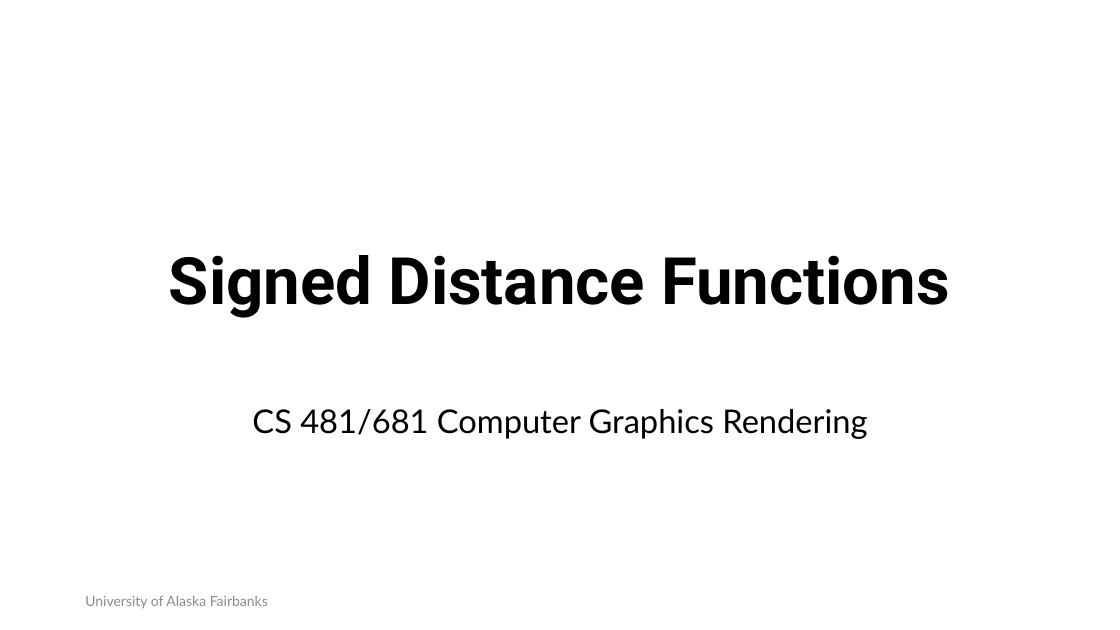
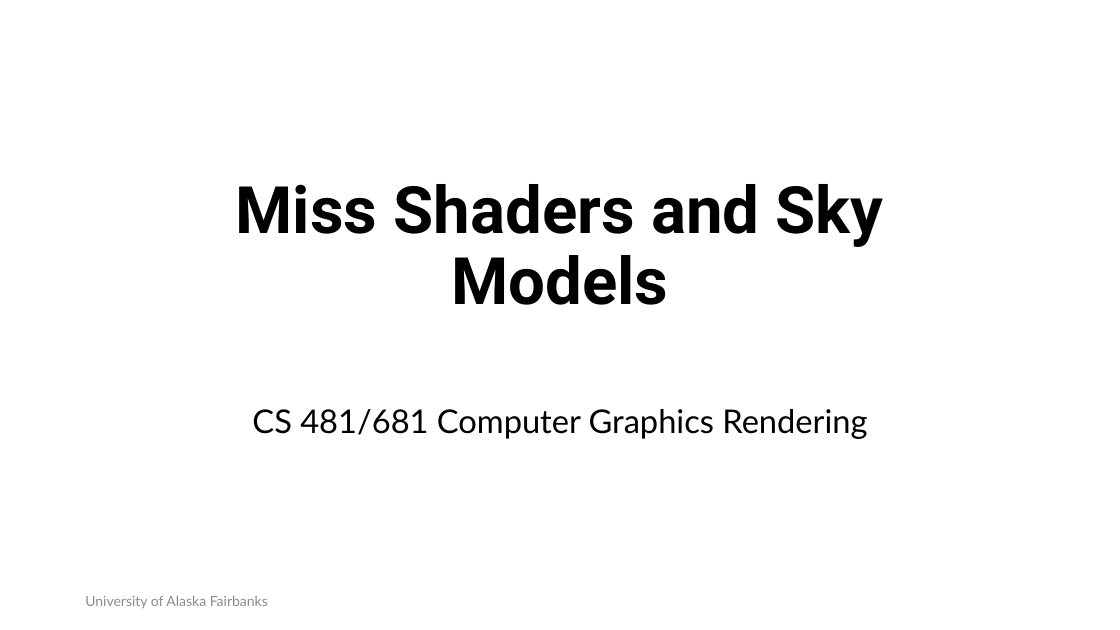
Before and after one commit to RahidZaman/cs481681-cgr, a slide deck: slide 1 of slides/pptx/week04.pptx. Drawn at 1120x630 pixels with LibreOffice and Linux fonts; fonts in the diff are those of the drawing; background and template pictures are left out. Boxes give left, top, right and bottom in pixels: in the first picture for what was removed or moved away, otherwise in the second. Text is boxed around its words. In the diff, an @@ line names an element or a change of style, - is before the commit and + after.

```diff
--- a/slides/pptx/week04.pptx
+++ b/slides/pptx/week04.pptx
@@ title at [236, 184, 884, 305]: text changed @@
-Signed Distance Functions
+Miss Shaders and Sky Models
```
Also in this commit, not shown: 1 other slide changed, 14 slides added, 2 slides removed, 40 other files.
